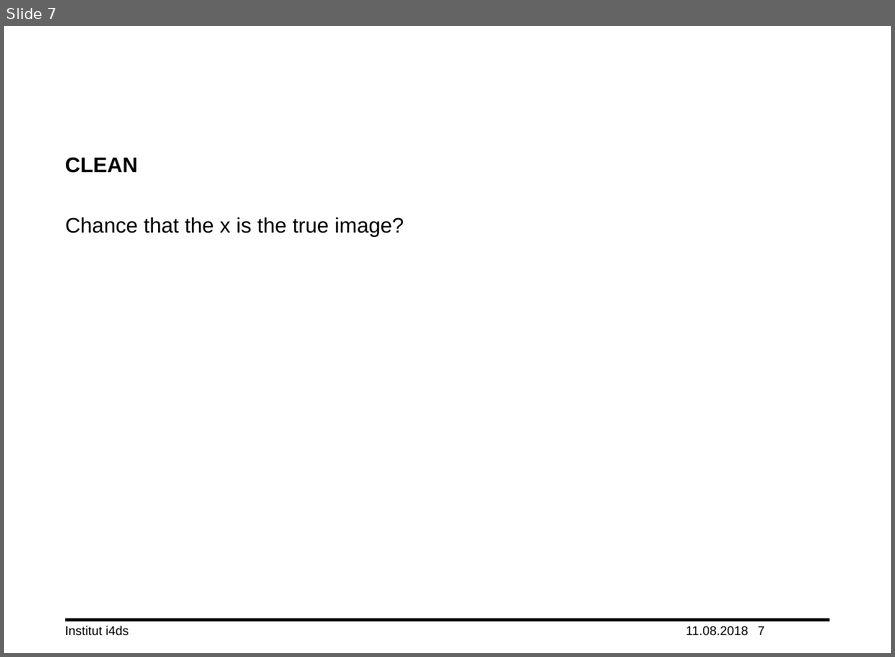
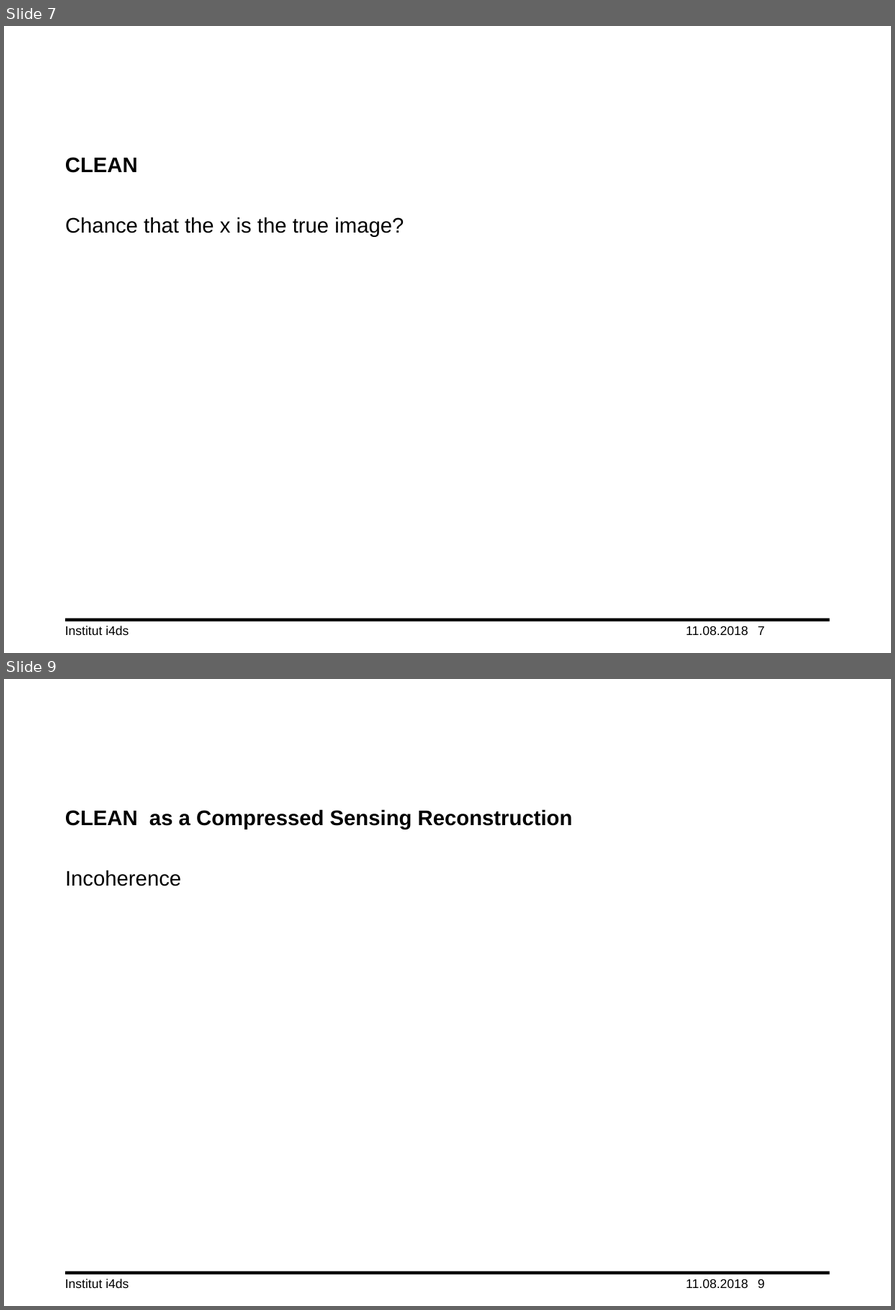
Before and after one commit to lord-blueberry/p7-doc, a slide deck: ppt/praes.pptx. Shown one above the other, each under a label of ours: slide 7 before the commit, slides 7 and 9 after it; the slides between them are not shown. The pictures are 895x657 and 895x1310 pixels, drawn with LibreOffice and Linux fonts; fonts in the diff are those of the drawing; background and template pictures are left out. Boxes give left, top, right and bottom in pixels: in the first picture for what was removed or moved away, otherwise in the second. Text is boxed around its words. In the diff, an @@ line names an element or a change of style, - is before the commit and + after.

```diff
--- a/ppt/praes.pptx
+++ b/ppt/praes.pptx
@@ slide 9 added at (4,679,891,1306), background #FFFFFF; not listed: 1 template element that a slide beside it also shows @@
@@ title added at (65,809,573,829), 20 pt, text #000000, bold @@
+CLEAN as a Compressed Sensing Reconstruction
@@ text added at (65,870,181,886), 20 pt, text #000000 @@
+Incoherence
@@ text added at (65,1279,129,1288), 12 pt, text #000000 @@
+Institut i4ds
@@ text added at (686,1279,748,1288), 12 pt, text #000000 @@
+11.08.2018
@@ page number added at (758,1279,765,1288), 12 pt, text #000000 @@
+9
```
Also in this commit, not shown: 2 slides changed, 3 other slides added.
